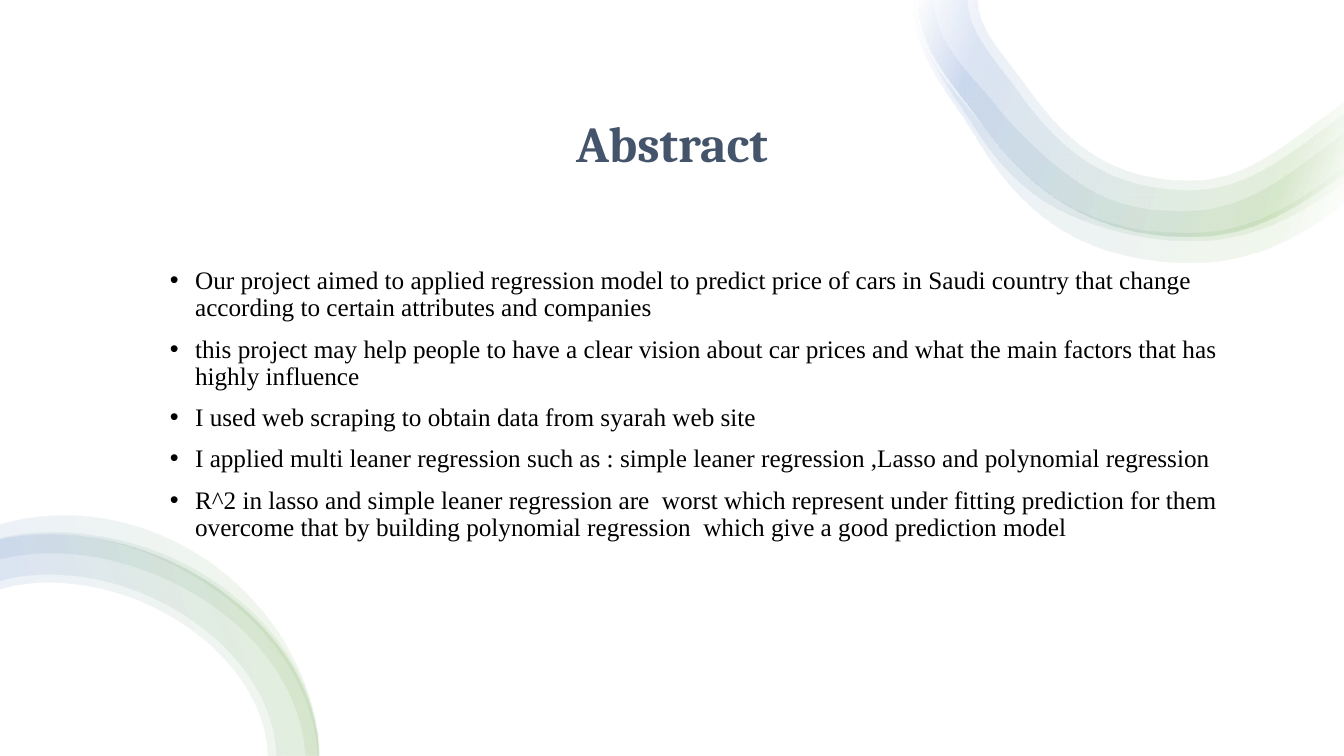
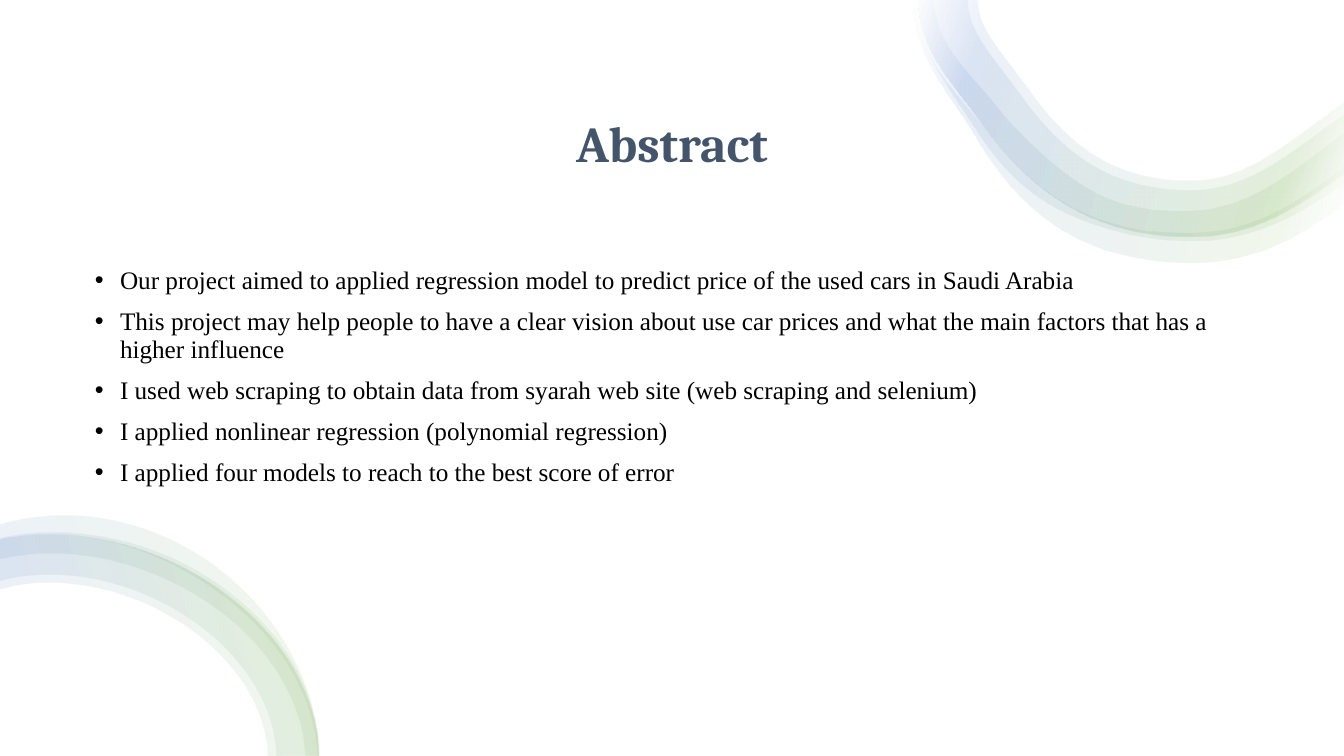
Before and after one commit to jamilah-alharbi/used-car-prediction-in-Saudi-Arabia, a slide deck: slide 2 of used car prediction.pptx. Drawn at 1344x756 pixels with LibreOffice and Linux fonts; fonts in the diff are those of the drawing. Boxes give left, top, right and bottom in pixels: in the first picture for what was removed or moved away, otherwise in the second. Text is boxed around its words. In the diff, an @@ line names an element or a change of style, - is before the commit and + after.

```diff
--- a/used car prediction.pptx
+++ b/used car prediction.pptx
@@ text at box(120, 271, 1206, 487): text changed @@
-• Our project aimed to applied regression model to predict price of cars in Saudi country that change according to certain attributes and companies
-• this project may help people to have a clear vision about car prices and what the main factors that has highly influence
-• I used web scraping to obtain data from syarah web site
-• I applied multi leaner regression such as : simple leaner regression ,Lasso and polynomial regression
-• R^2 in lasso and simple leaner regression are worst which represent under fitting prediction for them overcome that by building polynomial regression which give a good prediction model
+• Our project aimed to applied regression model to predict price of the used cars in Saudi Arabia
+• This project may help people to have a clear vision about use car prices and what the main factors that has a higher influence
+• I used web scraping to obtain data from syarah web site (web scraping and selenium)
+• I applied nonlinear regression (polynomial regression)
+• I applied four models to reach to the best score of error
```
Also in this commit, not shown: 2 other slides changed, 5 slides added, 3 slides removed.
